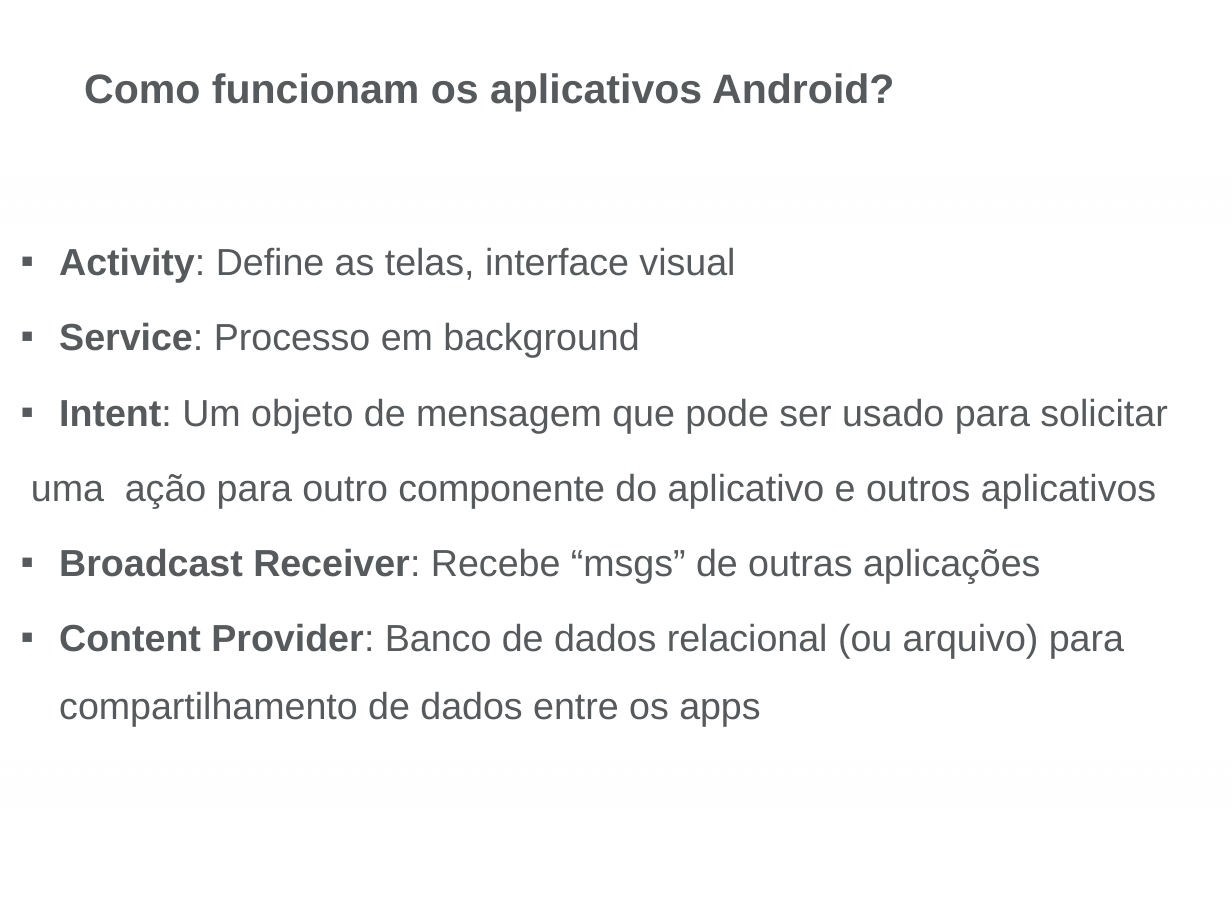
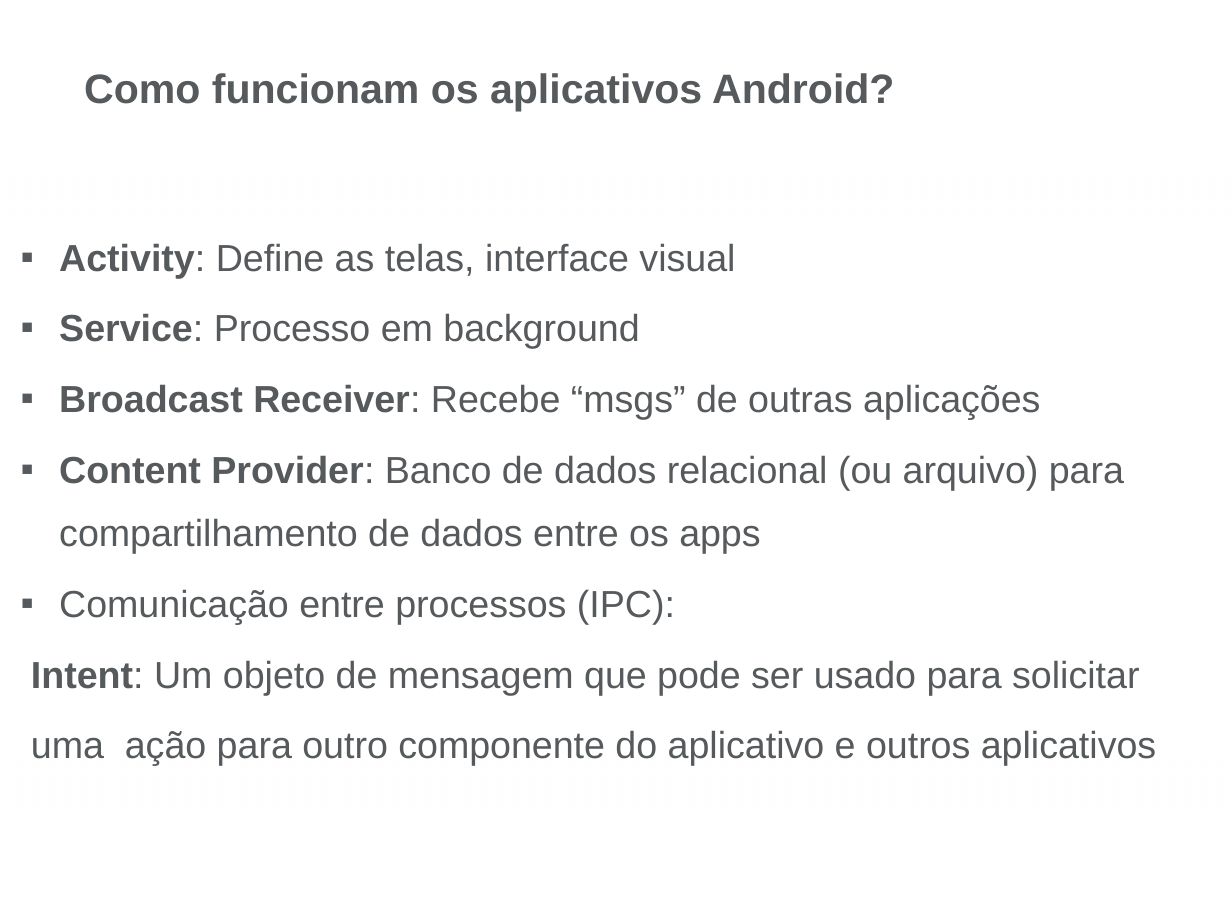
Before and after one commit to priscila225/SemanaDaComputacao, a slide deck: slide 8 of Inatel - Seguranca em dispositivos Android.pptx. Drawn at 1232x924 pixels with LibreOffice and Linux fonts; fonts in the diff are those of the drawing; background and template pictures are left out. Boxes give left, top, right and bottom in pixels: in the first picture for what was removed or moved away, otherwise in the second. Text is boxed around its words. In the diff, an @@ line names an element or a change of style, - is before the commit and + after.

Commit message:
Modificando apresentacao
Separando o intent - IPC

```diff
--- a/Inatel - Seguranca em dispositivos Android.pptx
+++ b/Inatel - Seguranca em dispositivos Android.pptx
@@ text at box(31, 243, 1156, 766): line spacing 1.5 to 1.4; bullet ▪ to none @@
@@ text at box(59, 384, 1124, 624): paragraphs added @@
+▪ Broadcast Receiver: Recebe “msgs” de outras aplicações
+▪ Content Provider: Banco de dados relacional (ou arquivo) para compartilhamento de dados entre os apps
+▪ Comunicação entre processos (IPC):
@@ text at box(59, 548, 1124, 727): paragraphs removed @@
-▪ Broadcast Receiver: Recebe “msgs” de outras aplicações
-▪ Content Provider: Banco de dados relacional (ou arquivo) para compartilhamento de dados entre os apps
```
Also in this commit, not shown: 5 other slides changed.
